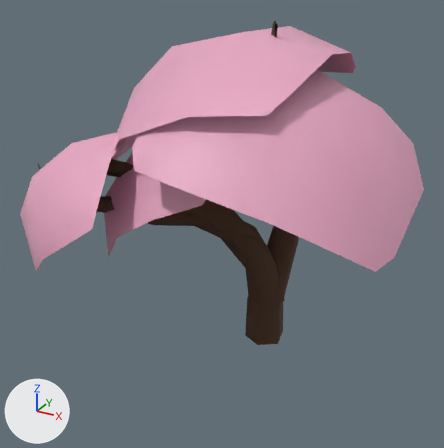
One commit to the FBX model Assets/Alice_Assets/FBX(Packed)/SakuraMedia.fbx: the scene before it, then after it.
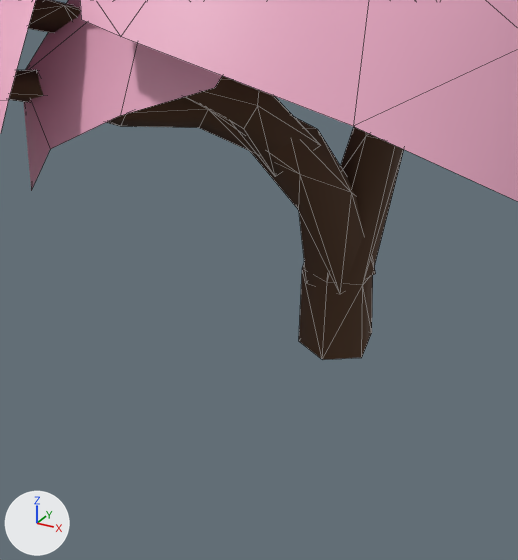
Each version appears first whole from a 50 mm lens placed at (6.97, -15.6, 11.42), pointed at (-1.17, -0.8, 4.02), and next in a close-up on the part from 21% to 81% of the width and 36% to 100% of the height. Arrows for +X, +Y and +Z are at lower left; the lights stay in place. The close-ups show mesh edges as thin lines. Objects named as collision shapes, trigger or cutter boxes, shadow casters or lower levels of detail are left out. Where no turn or scale is listed for an object, it has been applied to the vertices.

Names of what the first close-up shows: 'SakuraMedia_LOD0'.
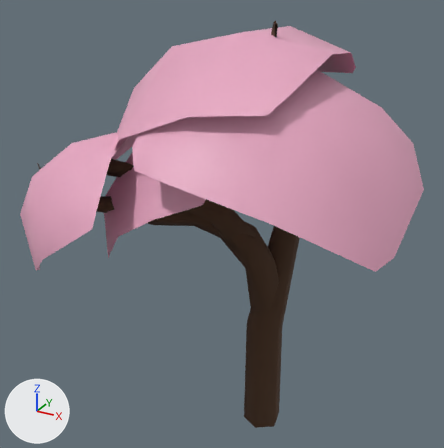
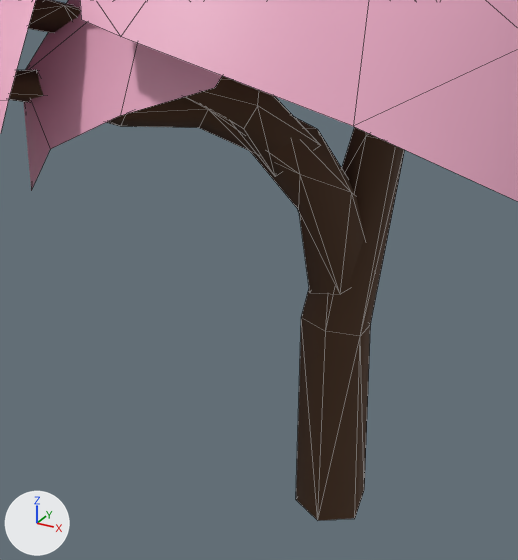
The newer file is also turned or shifted as a whole; pictures and numbers use the older file's frame.

What differs and where, as boxes [x1, y1, x2, y2] in the close-ups (518 x 560 px; the box of a moved part takes in the faces that stretch with it):
'SakuraMedia_LOD0', reshaped: before [0, 0, 518, 360]; after [0, 0, 518, 521]
part 1 of me_sakuramedia_lod0, moved or reshaped: before [299, 127, 404, 360]; after [296, 127, 405, 521]

The change, as a list of edits to the scene's bpy script:
```text
Change me_sakuramedia_lod0:
    where me_sakuramedia_lod0.from_pydata(...)  # 198 vertices, 257 faces; spans x -6.46..4.39, y -5.15..2.96, z -0.01..9.91
    used by ob_sakuramedia_lod0; location = (0.0, 0.0, 0.0)
    before: 0 (-0.56, 0.31, 0.0), 1 (-0.54, -0.35, 0.0) at pixel (298, 341), 2 (0.04, -0.65, 0.0) at pixel (322, 359), 3 (0.58, -0.28, 0.01) at pixel (361, 357), 4 (0.42, 0.49, -0.01) at pixel (371, 332)
    me_sakuramedia_lod0 part 1
    add for i in [*range(0, 5)]: me_sakuramedia_lod0.vertices[i].co += Vector((0.0, 0.0, -3.36))
    me_sakuramedia_lod0.vertices[5].co: (-0.51, -0.34, 1.41) -> (-0.51, -0.34, 0.48)  # pixel (302, 268) -> pixel (301, 317)
    me_sakuramedia_lod0.vertices[6].co: (0.53, -0.26, 1.36) -> (0.53, -0.26, 0.39)  # pixel (362, 285) -> pixel (360, 336)
    me_sakuramedia_lod0.vertices[7].co: (-0.07, 0.57, 1.26) -> (-0.07, 0.57, 0.3)
    me_sakuramedia_lod0.vertices[8].co: (-0.53, 0.25, 1.43) -> (-0.53, 0.25, 0.5)
    me_sakuramedia_lod0.vertices[9].co: (0.06, -0.58, 1.44) -> (0.06, -0.58, 0.52)  # pixel (327, 282) -> pixel (325, 331)
    me_sakuramedia_lod0.vertices[10].co: (0.46, 0.31, 1.27) -> (0.46, 0.31, 0.28)  # not seen -> pixel (370, 324)
    me_sakuramedia_lod0.vertices[11].co: (-0.1, -0.06, 2.97) -> (-0.1, -0.06, 2.81)
    me_sakuramedia_lod0.vertices[41].co: (-0.19, 0.54, 1.48) -> (-0.11, 0.54, 1.27)
    me_sakuramedia_lod0.vertices[42].co: (-0.53, 0.18, 1.37) -> (-0.42, 0.18, 1.06)
    me_sakuramedia_lod0.vertices[43].co: (-0.38, -0.43, 1.22) -> (-0.32, -0.43, 1.06)  # pixel (306, 283) -> pixel (309, 292)
```
